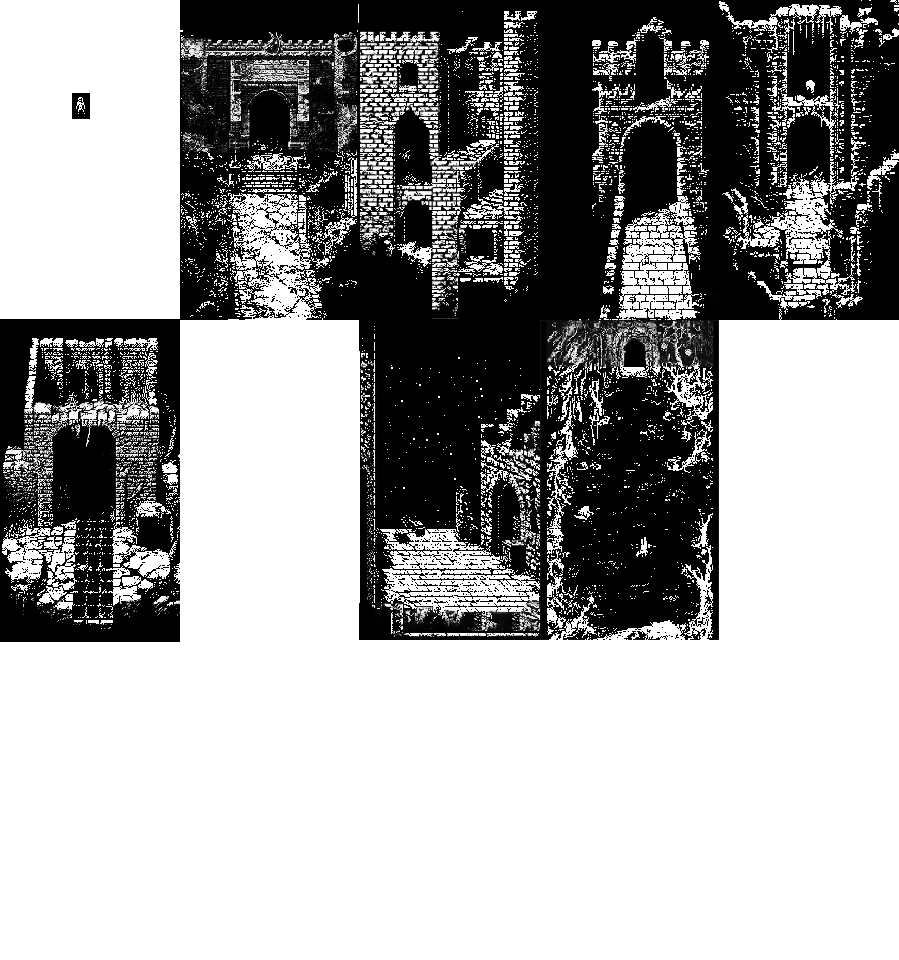
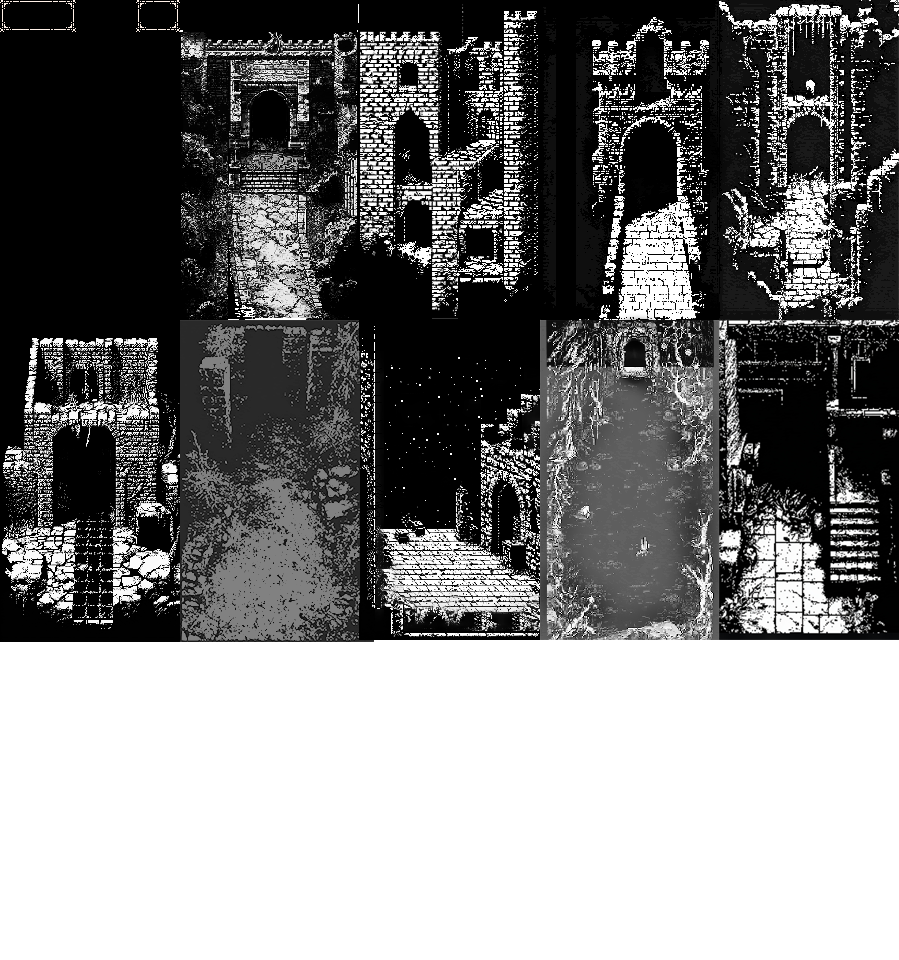
Revision of a layered 899×960 image; what changed, layer by layer:
showed group "Cameras" (2 layers) over (0, 0, 899, 642)
added group "BG2" with 2 layers above "half backgrounds" over (168, 320, 899, 642)
added layer "Layer 19" in group "BG2" over (719, 320, 899, 640)
added layer "lmenchiari_1bit_grayscale_top-down_creepy_pixel-art_black_dir_d6644219-3151-46a…" in group "BG2" over (168, 320, 374, 642)
